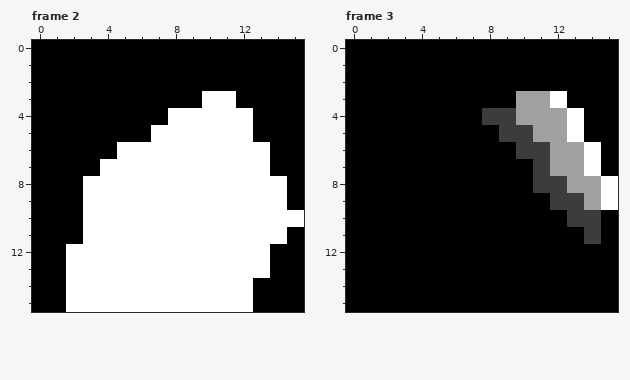
Two versions of one pixel-art file, art/sprite_tiles/broadsword_west_3.aseprite. Above, as it was before the edit.
16x16 pixels, 4 frames. Shown: frame 2, frame 3. The commit also changed other frames, which this record leaves out.
Now the later version:
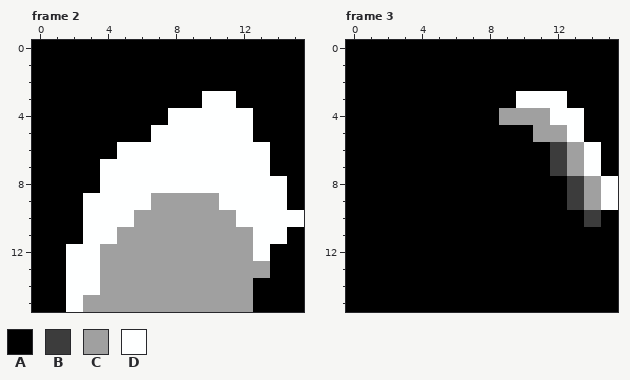
Palette (. is transparent): A #000000  B #3c3c3c  C #a0a0a0  D #feffff
From old to new:
Changed rows in their new state; - is an unchanged pixel.
Frame 2:
first column x 3:
 8 A----------
 9 ----CCCC---
10 ---CCCCCC--
11 --CCCCCCCC-
12 -CCCCCCCCC-
13 -CCCCCCCCCC
14 -CCCCCCCCC-
15 CCCCCCCCCC-
Frame 3:
first column x 8:
 3 --DD---
 4 AC--D--
 5 -AA----
 6 --AAB--
 7 ---AB--
 8 ---AAB-
 9 ----A--
10 -----A-
11 ------A
Changed places in both pictures, as pixel boxes (x1, y1, x2, y2):
changed: (83, 176, 270, 312)
changed: (482, 91, 601, 244)
